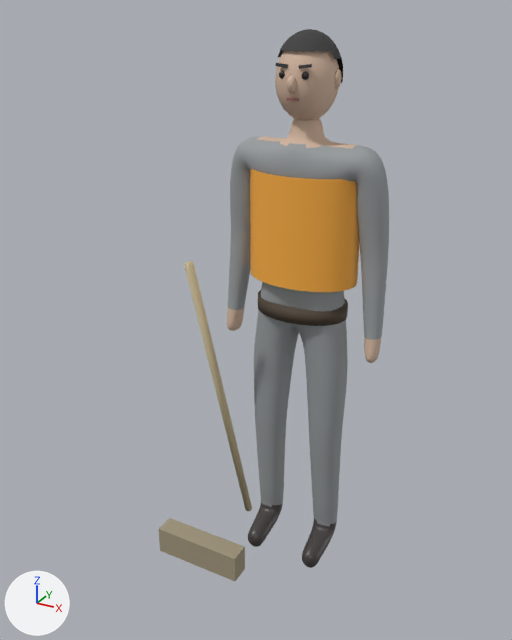
One commit to the glTF model game/assets/models/npc_sweeper.gltf: the scene before it, then after it.
Rendered twice from a 50 mm lens placed at (0.87, -1.882, 1.786), pointed at (-0.086, -0.142, 0.916). The axes (+X, +Y, +Z) are drawn at lower left. The lights are the same throughout. The picture after the commit comes second. Vertices at exactly the same position are counted once.

In view in the first picture: 'Body'.
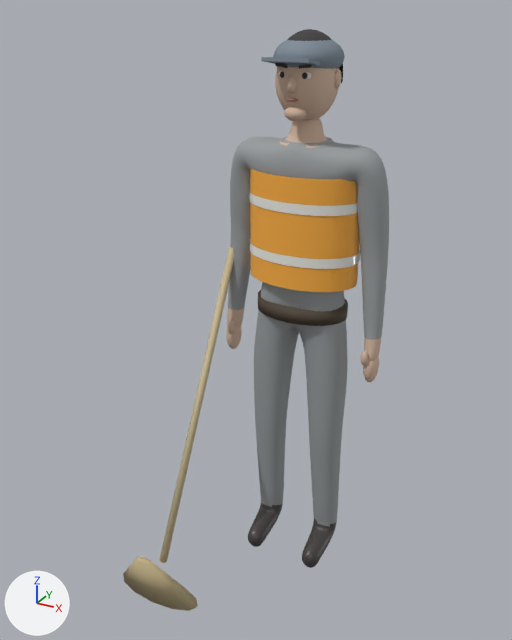
What the commit changed:
Material 'Bristle' (mat_bristle) changes colour from beige #a0957c to beige #c4b389; in linear values from (0.35, 0.3, 0.2) to (0.55, 0.45, 0.25).
Material 'SweeperCap' (mat_sweepercap) is new.
Its base color is (0.2, 0.25, 0.3) (greyish blue #7c8995).
Its roughness is 0.7.
Material 'Reflective' (mat_reflective) is new.
Its base color is (0.85, 0.85, 0.8) (white #edede7).
Its roughness is 0.2.
Material 'EyeWhite' (mat_eyewhite) is new.
Its base color is (0.85, 0.83, 0.78) (white #edebe5).
Its roughness is 0.3.
me_body is used by ob_body; location (0.0, 0.0, 0.0).
me_body had 3873 vertices, 7612 faces and spanned x -0.4..0.27, y -0.29..0.11, z -0.02..1.73.
me_body now has 4791 vertices, 9316 faces and spans x -0.47..0.27, y -0.49..0.12, z -0.05..1.73.
me_body part 1: a new loose piece, a UV sphere (10 segments, 6 rings, poles along z) spanning x -0.031..0.031, y -0.102..-0.055, z 1.503..1.544, in mat_npc_sweeperskin (beige #d4b6a0).
me_body part 2: a new loose piece, a UV sphere (12 segments, 8 rings, poles along z) spanning x 0.222..0.266, y -0.047..0.028, z 0.726..0.836, in mat_npc_sweeperskin (beige #d4b6a0).
me_body part 3: a new loose piece, an icosphere of 80 faces spanning x 0.22..0.245, y -0.056..-0.031, z 0.795..0.845, in mat_npc_sweeperskin (beige #d4b6a0).
me_body part 4: a new loose piece, a UV sphere (12 segments, 8 rings, poles along z) spanning x -0.266..-0.222, y -0.047..0.028, z 0.726..0.836, in mat_npc_sweeperskin (beige #d4b6a0).
me_body part 5: a new loose piece, an icosphere of 80 faces spanning x -0.245..-0.22, y -0.056..-0.031, z 0.795..0.845, in mat_npc_sweeperskin (beige #d4b6a0).
me_body part 6: the loose piece of 48 vertices spanning x -0.17..0.17, y -0.11..0.11, z 1.03..1.36 is copied, and the copy is scaled about its middle by (1.02, 1.02, 0.0882), then moved by (0.0, 0.0, -0.08), in mat_reflective (white #edede7); it spans x -0.18..0.18, y -0.12..0.12, z 1.1..1.13.
me_body part 7: the loose piece of 48 vertices spanning x -0.17..0.17, y -0.11..0.11, z 1.03..1.36 is copied, and the copy is scaled about its middle by (1.02, 1.02, 0.0882), then moved by (0.0, 0.0, 0.08), in mat_reflective (white #edede7); it spans x -0.18..0.18, y -0.12..0.12, z 1.25..1.28.
me_body part 8: a new loose piece, a UV sphere (20 segments, 12 rings, poles along z) spanning x -0.1..0.1, y -0.1..0.1, z 1.61..1.72, in mat_sweepercap (greyish blue #7c8995).
me_body part 9: the loose piece of 8 vertices spanning x -0.4..-0.09, y -0.29..-0.22, z 0.0..0.1 is scaled about its middle by (0.437, 0.989, 0.0989), then moved by (0.24, 0.14, 1.61), in mat_sweepercap (greyish blue #7c8995).
me_body part 10: the loose piece of 16 vertices spanning x -0.26..-0.23, y -0.27..0.1, z -0.02..1.11 is multiplied about its middle by the matrix ((0.883, -0.189, -0.102), (-0.21, -0.678, -0.567), (0.042, 0.575, -0.703)), then moved by (-0.02, -0.12, 0.04).
me_body part 11: a new loose piece of 24 vertices spanning x -0.47..-0.16, y -0.49..-0.37, z -0.05..0.15, in mat_bristle (beige #c4b389).
me_body part 12: 13 vertices moved within x -0.06..0.06, y -0.1..-0.03, z 1.44..1.63; 12 vertices removed from x -0.04..0.04, y -0.1..-0.08, z 1.57..1.62; 280 vertices added at x -0.08..0.08, y -0.1..0.08, z 1.42..1.63.
me_body part 13: 24 faces spanning x -0.15..0.15, y -0.03..0.03, z 1.43..1.44 switch from mat_npc_sweeperskin (beige #d4b6a0) to mat_npc_sweepershirt (grey #999ea0).
me_body gains material mat_eyewhite (white #edebe5).
me_body gains material mat_reflective (white #edede7).
me_body gains material mat_sweepercap (greyish blue #7c8995).

Pixel boxes (x1, y1, x2, y2) of what changed, in the pictures (512 x 640 px; the box of a moved part takes in the faces that stretch with it):
'Body', recoloured, reshaped (16% wider): before (159, 29, 389, 581); after (123, 29, 389, 611)
part 1 of me_body, added: after (284, 107, 306, 121)
part 2 of me_body, added: after (363, 357, 379, 382)
part 3 of me_body, added: after (360, 351, 368, 365)
part 4 of me_body, added: after (226, 326, 242, 349)
part 5 of me_body, added: after (228, 321, 235, 334)
part 6 of me_body, added: after (250, 239, 360, 269)
part 7 of me_body, added: after (249, 190, 357, 216)
part 8 of me_body, added: after (273, 40, 345, 69)
part 9 of me_body, moved or reshaped: before (159, 518, 245, 581); after (261, 57, 320, 65)
part 10 of me_body, moved or reshaped: before (184, 261, 252, 511); after (160, 247, 234, 563)
part 11 of me_body, added (beige): after (123, 556, 198, 611)
part 12 of me_body, built on: before (279, 73, 326, 147); after (278, 71, 334, 147)
part 13 of me_body, recoloured (beige to grey): (257, 137, 356, 148) in both
